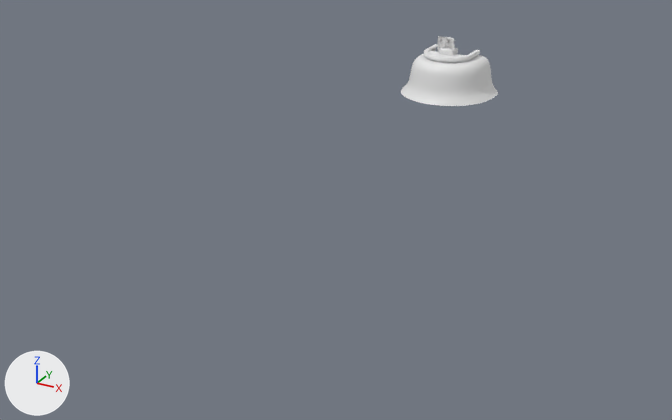
The FBX model Assets/Art/FBX/Arenas/Laki/LAK_ArenaLaki.fbx: old version first, new version second.
One viewpoint serves both versions: a 50 mm camera at (433.0, -1082.0, 291.0) aimed at (-17.0, -265.0, -117.0). Lighting does not change. The marker at lower left points along +X, +Y and +Z. The first picture is the older version. Objects named as collision shapes, trigger or cutter boxes, shadow casters or lower levels of detail are left out. Where no turn or scale is listed for an object, it has been applied to the vertices.

The first picture shows 'Waterfall' and 4 more.
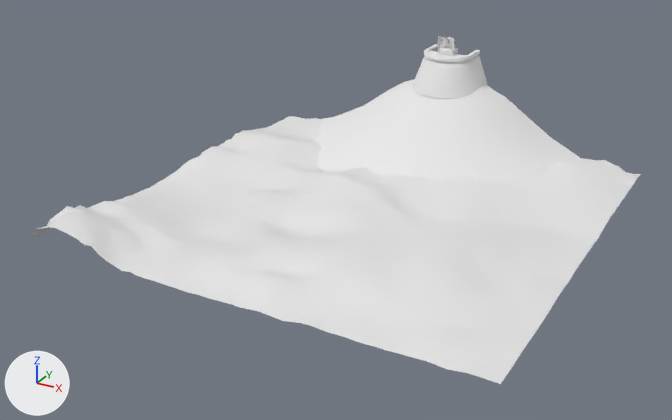
Boxes (x1, y1, x2, y2) around the edits, measured in the pictures (672 x 420 px):
'ARLAK_Floor', added
    after: (31, 116, 641, 384)
'ARLAK_Paralax', added
    after: (309, 80, 581, 183)
'Waterfall', deleted
    before: (401, 50, 498, 106)
'ARLAK_Base', unchanged, uncovered by the edit
    before: (424, 44, 480, 63)
    after: (412, 44, 488, 99)

Edits to the bpy script that builds the scene:
```text
Add me_plane:
    me_plane.from_pydata(...)  # 3136 vertices, 3025 faces; spans x -250.0..250.0, y -482.0..19.0, z -132.0..-95.0
Add me_arlak_base_001:
    me_arlak_base_001.from_pydata(...)  # 119 vertices, 96 faces; spans x -212.0..220.0, y -172.0..23.0, z -128.0..-39.0
    me_arlak_base_001.materials.append(mat_lakitrimsheet)  # its picture is missing
Remove ob_waterfall:
    ob_waterfall = bpy.data.objects.new('Waterfall', me_mesh_006)
    ob_waterfall.location = (0.0, 0.0, 0.0)
Add ob_arlak_floor:
    ob_arlak_floor = bpy.data.objects.new('ARLAK_Floor', me_plane)
    ob_arlak_floor.location = (0.0, 0.0, 0.0)
Add ob_arlak_paralax:
    ob_arlak_paralax = bpy.data.objects.new('ARLAK_Paralax', me_arlak_base_001)
    ob_arlak_paralax.location = (0.0, 0.0, 0.0)
```
